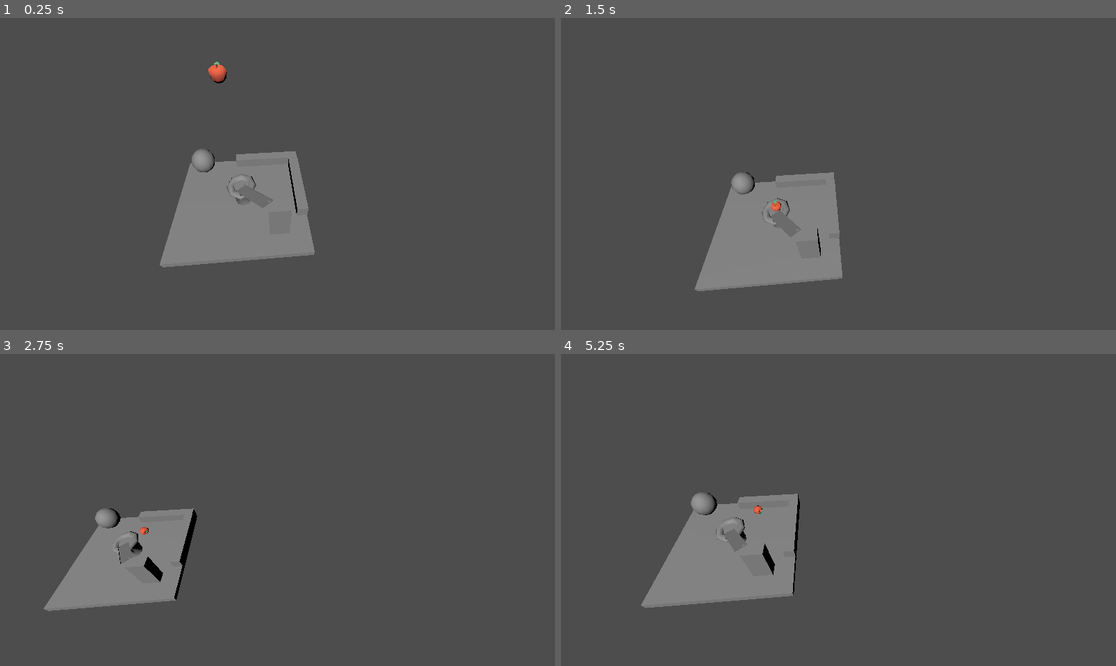
Above: before the commit, frames 1-4 (two rows, left to right).
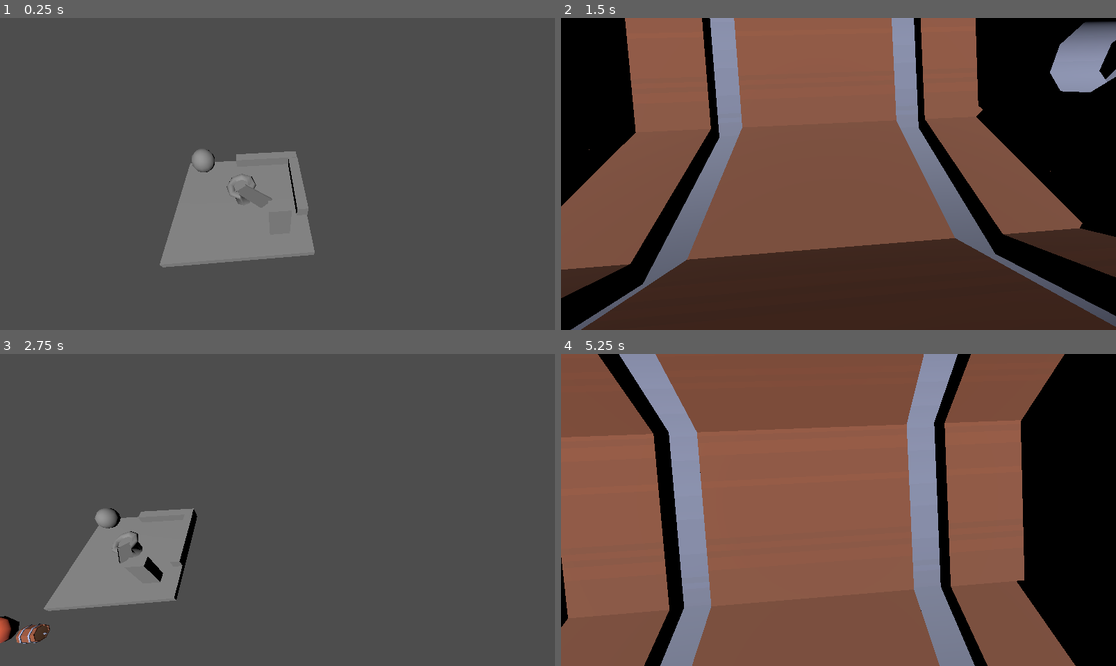
Above: after the commit, the same moments.

Repository: Nrojt/HHS-Game-Dev-Minor
Game: Godot game, scene res://levels/level.tscn
Two runs of this game, one before a commit and one after it. Both use one fixed random seed, a clock stepped at 60 frames per second and the inputs below.
Inputs (mouse positions are in pixels of both pictures, inside the frame that each line leads up to):
- Up to frame 1 (0.25 s): no input
- Up to frame 2 (1.5 s): move the mouse to (960, 158) at 0.52 s; hold D 0.53-1.28 s; hold E 0.53-1.28 s; click (960, 158) at 0.67 s; move the mouse to (727, 189) at 1.27 s; hold S from 1.28 s (still down); tap Q at 1.35 s; click (727, 189) at 1.42 s
- Up to frame 3 (2.75 s): move the mouse to (333, 441) at 2.02 s; release S at 2.03 s; hold D from 2.03 s (still down); hold Shift from 2.03 s (still down); click (333, 441) at 2.17 s
- Up to frame 4 (5.25 s): move the mouse to (810, 572) at 2.77 s; release D at 2.78 s; release Shift at 2.78 s; hold W 2.78-3.53 s; tap E at 2.85 s; click (810, 572) at 2.92 s; move the mouse to (1005, 556) at 3.52 s; hold Q 3.53-4.28 s; hold A 3.53-5.03 s; click (1005, 556) at 3.67 s; move the mouse to (672, 463) at 4.27 s; tap Shift at 4.35 s; click (672, 463) at 4.42 s; move the mouse to (866, 510) at 5.02 s; hold S from 5.03 s (still down); hold E from 5.03 s (still down); click (866, 510) at 5.17 s

The runs differ from the first frame. In frame 1, 0.2% of the frame differs, in the area x 37-50%, y 14-59%; in frame 2, 100%; in frame 3, 0.5%; in frame 4, 100%, in the area x 0-100%, y 0-100%.

Commit message:
feat: implement droppable spawning and static transition logic (for performance reasons) droppable logic works, but is wip

Diff:
--- /dev/null
+++ b/stacking-boxes/autoload/signal_manager.gd
@@ -0,0 +1,3 @@
+extends Node
+
+signal spawn_droppable(location: Vector3)
--- /dev/null
+++ b/stacking-boxes/droppables/spawner/droppable_spawner.gd
@@ -0,0 +1,45 @@
+extends Node
+
+#TODO implement a way to not spawn droppables until the previous one is static
+
+var droppable_scenes: Array[PackedScene] = []
+const DROPPABLE_SCRIPT_PATH: String = "res://scripts/droppable_base.gd"
+
+func _ready() -> void:
+	SignalManager.spawn_droppable.connect(_on_spawn_droppable)
+	droppable_scenes = _get_droppable_scenes()
+
+func _on_spawn_droppable(location: Vector3) -> void:
+	if droppable_scenes.is_empty():
+		push_error("No droppable scenes found in res://droppables/")
+		return
+
+	var random_scene: PackedScene = droppable_scenes.pick_random()
+	var droppable := random_scene.instantiate()
+
+	# Validate node type before adding script
+	if droppable is RigidBody3D:
+		var script: GDScript = load(DROPPABLE_SCRIPT_PATH)
+		droppable.set_script(script)
+	else:
+		push_error("Droppable root node must be RigidBody3D")
+		droppable.queue_free()
+		return
+
+	get_tree().root.add_child(droppable)
+	droppable.global_transform.origin = location
+
+
+func _get_droppable_scenes() -> Array[PackedScene]:
+	var scenes: Array[PackedScene] = []
+
+	# Get all files in droppables directory
+	var files := DirAccess.get_files_at("res://droppables/")
+	for file in files:
+		if file.ends_with(".tscn"):
+			var scene_path := "res://droppables/%s" % file
+			var scene: PackedScene = load(scene_path)
+			if scene:
+				scenes.append(scene)
+
+	return scenes
--- /dev/null
+++ b/stacking-boxes/droppables/spawner/droppable_spawner.tscn
@@ -0,0 +1,6 @@
+[gd_scene load_steps=2 format=3 uid="uid://cpevvw33t7duw"]
+
+[ext_resource type="Script" path="res://droppables/spawner/droppable_spawner.gd" id="1_s85ea"]
+
+[node name="DroppableSpawner" type="Node"]
+script = ExtResource("1_s85ea")
--- /dev/null
+++ b/stacking-boxes/gui/gui.tscn
@@ -0,0 +1,15 @@
+[gd_scene format=3 uid="uid://b14icr4kflsvi"]
+
+[node name="GUI" type="Control"]
+layout_mode = 3
+anchors_preset = 15
+anchor_right = 1.0
+anchor_bottom = 1.0
+grow_horizontal = 2
+grow_vertical = 2
+
+[node name="Label" type="Label" parent="."]
+layout_mode = 0
+offset_right = 40.0
+offset_bottom = 23.0
+text = "Height: todo"
--- a/stacking-boxes/levels/level.tscn
+++ b/stacking-boxes/levels/level.tscn
@@ -1,7 +1,7 @@
 [gd_scene load_steps=3 format=3 uid="uid://bwlnqybrlb18m"]
 
 [ext_resource type="Script" path="res://scripts/free_look_camera.gd" id="1_87h1s"]
-[ext_resource type="PackedScene" uid="uid://b6dp40nyuba4e" path="res://droppables/apple.tscn" id="2_4affi"]
+[ext_resource type="PackedScene" uid="uid://cpevvw33t7duw" path="res://droppables/spawner/droppable_spawner.tscn" id="2_6pmga"]
 
 [node name="Level" type="Node3D"]
 
@@ -24,7 +24,7 @@
 transform = Transform3D(1.6, 0, 0, 0, 1, 0, 0, 0, 1.7, 0, 1.1, -0.2)
 
 [node name="CSGBox3D2" type="CSGBox3D" parent="CSGCombiner3D"]
-transform = Transform3D(0.575585, 0.0220088, -0.787568, 0.378522, -0.0925417, 0.0180282, 0.724861, 0.0308489, 0.615964, 1.05, 2.9, 1.6)
+transform = Transform3D(0.5343, 0.0341787, -0.876617, 0.351372, -0.143713, 0.0200667, 0.672869, 0.0479069, 0.68561, 1.05, 2.9, 1.6)
 size = Vector3(4.3, 1, 1)
 
 [node name="CSGTorus3D" type="CSGTorus3D" parent="CSGCombiner3D"]
@@ -45,5 +45,4 @@
 [node name="DirectionalLight3D" type="DirectionalLight3D" parent="."]
 transform = Transform3D(1, 0, 0, 0, 0.642788, 0.766044, 0, -0.766044, 0.642788, 8.8, 24.6772, 7.24638)
 
-[node name="Apple" parent="." instance=ExtResource("2_4affi")]
-transform = Transform3D(1, 0, 0, 0, 1, 0, 0, 0, 1, 0, 11.6715, 0)
+[node name="DroppableSpawner" parent="." instance=ExtResource("2_6pmga")]
--- a/stacking-boxes/project.godot
+++ b/stacking-boxes/project.godot
@@ -15,6 +15,10 @@
 config/features=PackedStringArray("4.3", "Forward Plus")
 config/icon="res://icon.svg"
 
+[autoload]
+
+SignalManager="*res://autoload/signal_manager.gd"
+
 [physics]
 
 3d/physics_engine="JoltPhysics3D"
--- a/stacking-boxes/scripts/droppable_base.gd
+++ b/stacking-boxes/scripts/droppable_base.gd
@@ -1,7 +1,10 @@
 extends RigidBody3D
 
+# TODO potentially add collision check before making static. Theoretically, droppable could become static in the air if it was somehow not moving
+
 @export var stillness_threshold: int = 10
-@export var time_until_static: float = 2.0
+@export var time_until_static: float = 4.0
+@export var ground_check_ray_length: float = 0.4
 
 var time_since_moved: float = 0.0
 var is_static: bool = false
@@ -10,28 +13,37 @@
 	if is_static:
 		return
 
-	if linear_velocity.length() > stillness_threshold:
+	var is_moving: bool = linear_velocity.length() > stillness_threshold
+
+	if is_moving:
 		time_since_moved = 0.0
 	else:
 		time_since_moved += delta
 		if time_since_moved >= time_until_static:
 			make_static()
 
+
 func make_static():
 	is_static = true
 	var static_body = StaticBody3D.new()
 
-	# Add to scene tree FIRST before setting global properties
+	# Add to scene tree
 	get_parent().add_child(static_body)
 
-	# Now set the global transform correctly
+	# Set global transform before adding children
 	static_body.global_transform = global_transform
 
-	# Copy collision shapes
+	# Copy all relevant children
 	for child in get_children():
 		if child is CollisionShape3D or child is CollisionPolygon3D or child is Node3D:
 			var duplicated_child: Node = child.duplicate()
 			static_body.add_child(duplicated_child)
+
+			# Copy transform and owner
+			duplicated_child.transform = child.transform
+			duplicated_child.owner = static_body
+
 			child.queue_free()
 
+	print("Droppable is now static")
 	queue_free()
--- a/stacking-boxes/scripts/free_look_camera.gd
+++ b/stacking-boxes/scripts/free_look_camera.gd
@@ -1,4 +1,3 @@
-#Copyright © 2022 Marc Nahr: https://github.com/MarcPhi/godot-free-look-camera
 extends Camera3D
 
 @export_range(0, 10, 0.01) var sensitivity : float = 3
@@ -8,9 +7,9 @@
 @export var max_speed : float = 1000
 @export var min_speed : float = 0.2
 
-@onready var _velocity = default_velocity
+@onready var _velocity: float = default_velocity
 
-func _input(event):
+func _input(event) -> void:
 	if not current:
 		return
 
@@ -28,12 +27,14 @@
 				_velocity = clamp(_velocity * speed_scale, min_speed, max_speed)
 			MOUSE_BUTTON_WHEEL_DOWN: # decrease fly velocity
 				_velocity = clamp(_velocity / speed_scale, min_speed, max_speed)
+			MOUSE_BUTTON_LEFT:
+				SignalManager.spawn_droppable.emit(global_transform.origin)
 
-func _process(delta):
+func _process(delta) -> void:
 	if not current:
 		return
 
-	var direction = Vector3(
+	var direction := Vector3(
 		float(Input.is_physical_key_pressed(KEY_D)) - float(Input.is_physical_key_pressed(KEY_A)),
 		float(Input.is_physical_key_pressed(KEY_E)) - float(Input.is_physical_key_pressed(KEY_Q)),
 		float(Input.is_physical_key_pressed(KEY_S)) - float(Input.is_physical_key_pressed(KEY_W))
